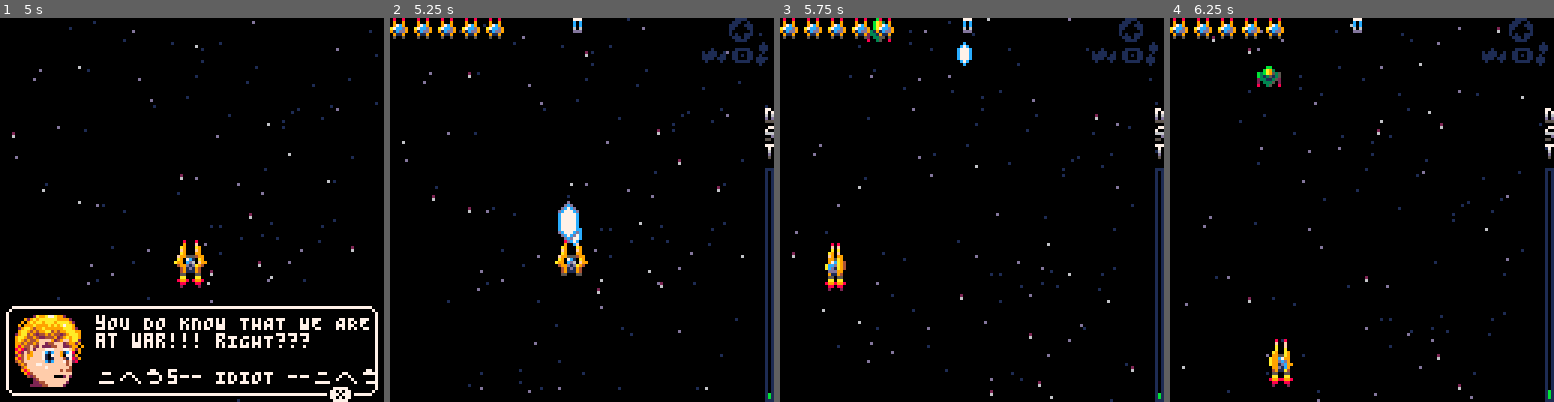
Above: before the commit, frames 1-4 (left to right).
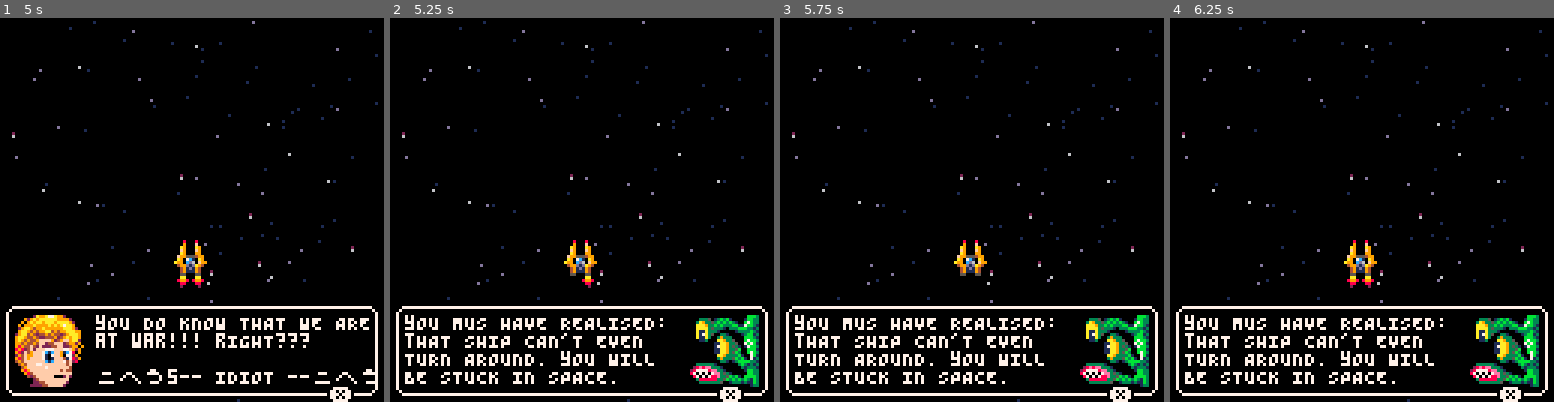
Above: after the commit, the same moments.

Repository: Athas1980/shootinator
Game: PICO-8 cartridge shootinator.p8
Two runs of this game, one before a commit and one after it. Both use one fixed random seed, a clock stepped at 60 frames per second and the inputs below.
Inputs:
- Up to frame 1 (5 s): tap X (X key) at 0.33, 1.07, 1.85, 2.97, 4.08 s; tap O (Z key) at 0.7, 1.7, 2.1, 2.5, 2.9, 3.3, 3.7, 4.1, 4.5, 4.9 s; hold Right 1.6-2.1 s; hold Up 2.15-2.42 s; hold Right 2.47-3.03 s; hold Left 3.08-3.58 s; hold Down 3.63-3.97 s; hold Right 4.02-4.68 s; hold Up from 4.73 s (still down)
- Up to frame 2 (5.25 s): release Up at 5.03 s; hold Left from 5.08 s (still down); tap X (X key) at 5.2 s
- Up to frame 3 (5.75 s): tap O (Z key) at 5.3, 5.7 s; release Left at 5.68 s; hold Down from 5.73 s (still down)
- Up to frame 4 (6.25 s): release Down at 6.03 s; hold Right from 6.08 s (still down); tap O (Z key) at 6.1 s

Frame 1 is identical in both runs. In frame 2, 12% of the frame differs, in the area x 0-100%, y 0-100%; in frame 3, 12%; in frame 4, 12%.

Commit message:
latest progress

Diff:
--- a/shootinator.p8
+++ b/shootinator.p8
@@ -7,13 +7,11 @@
 --todo
 --pickups
 --level intros
---use table for muzzle flash
 --add enemy
 -- game over screen / death animation
 -- Add levels
 -- boss
 -- missile lanucher
--- lazer
 
 -- https://discord.com/channels/398648936879095828/810921766314442772/992853422145552415
 -- thanks to atticurse
@@ -44,32 +42,49 @@
 		},
 		win={draw=draw_win, update=update_win}
 	}
-		lightenpal=read_kv_arr(
-		"0=0,1=13,2=8,3=1,4=9,5=13,"..
-		"6=7,7=7,8=14,9=10,10=7,"..
-		"11=7,12=6,13=6,14=15,15=7|"..
-		"0=0,1=12,2=14,3=7,4=10,5=7,"..
-		"6=7,7=7,8=7,9=7,10=7,11=7,"..
-		"12=7,13=7,14=7,15=7"
-	)
-	shield_darken_pal=read_kv_arr(
-			"6=6,7=7,12=12|"..
-			"6=7,7=6,12=12|"..
-			"6=6,7=7,12=12|"..
-			"6=1,7=6,12=13|"..
-			"6=1,7=5,12=5|"..
-			"6=0,7=1,12=1|"..
-			"6=0,7=0,12=0|"..
-			"6=0,7=0,12=0|"..
-			"6=0,7=0,12=0|"
-	)
+	lightenpal=read_kv_arr[[
+	0=0,1=13,2=8,3=1,4=9,5=13,
+	6=7,7=7,8=14,9=10,10=7,
+	11=7,12=6,13=6,14=15,15=7|
+	0=0,1=12,2=14,3=7,4=10,5=7,
+	6=7,7=7,8=7,9=7,10=7,11=7,
+	12=7,13=7,14=7,15=7]]
+
+	shield_darken_pal=read_kv_arr[[
+		6=6,7=7,12=12|
+		6=7,7=6,12=12|
+		6=6,7=7,12=12|
+		6=1,7=6,12=13|
+		6=1,7=5,12=5|
+		6=0,7=1,12=1|
+		6=0,7=0,12=0|
+		6=0,7=0,12=0|
+		6=0,7=0,12=0
+	]]
 
 	splines={
-		split("93,-17,107,6,127,42,121,68,121,68,116,92,88,125,64,125,64,125,39,126,2,94,3,69,3,69,3,49,45,40,65,40,65,40,84,40,123,50,121,69,121,69,120,94,82,112,60,123,60,123,49,129,29,118,17,123,17,123,12,125,13,137,13,180"),
-		split("123,-17,124,-3,127,7,117,8,117,8,81,12,9,-12,9,20,9,20,9,43,118,3,117,37,117,37,116,68,8,27,8,63,8,63,8,94,117,51,117,80,117,80,117,109,8,71,8,100,8,100,8,127,124,107,125,119,125,119,126,124,119,130,123,136"),
-		split("8,-5,17,0,33,0,33,15,33,15,33,24,4,22,4,32,4,32,4,40,25,36,25,47,25,47,25,57,3,51,3,61,3,61,2,68,27,69,27,76,27,76,27,86,2,84,1,93,1,93,1,100,16,100,20,105,20,105,24,110,21,119,16,121,16,121,9,125,-2,120,1,113,1,113,7,103,21,100,32,103,32,103,40,105,35,122,43,123,43,123,52,123,49,104,59,104,59,104,66,104,63,123,71,123,71,123,80,123,78,104,87,104,87,104,95,104,90,123,97,125,97,125,103,127,103,114,105,109,105,109,107,106,111,101,115,101,115,101,119,101,124,108,124,112,124,112,124,118,121,126,115,127,115,127,108,127,96,117,99,111,99,111,102,101,124,99,125,89,125,89,126,81,103,86,103,77,103,77,103,69,123,67,123,59,123,59,122,50,105,55,104,47,104,47,103,38,125,39,124,31,124,31,123,22,102,25,101,16,101,16,100,4,108,-5,117,-7")
+		split[[93,-17,107,6,127,42,
+		121,68,121,68,116,92,88,125,
+		64,125,64,125,39,126,2,94,3,
+		69,3,69,3,49,45,40,65,40,65,
+		40,84,40,123,50,121,69,121,69,
+		120,94,82,112,60,123,60,123,
+		49,129,29,118,17,123,17,123,
+		12,125,13,137,13,180]],
+		split[[123,-17,124,-3,127,7,
+		117,8,117,8,81,12,9,-12,9,20,
+		9,20,9,43,118,3,117,37,117,37,
+		116,68,8,27,8,63,8,63,8,94,
+		117,51,117,80,117,80,117,109,
+		8,71,8,100,8,100,8,127,124,
+		107,125,119,125,119,126,124,
+		119,130,123,136]],
+		split[[1,-3,15,3,33,11,43,25,43,25,50,36,7,45,5,64,5,64,4,78,43,72,47,88,47,88,50,105,38,120,21,124,21,124,9,127,-10,107,0,99,0,99,12,89,15,89,21,93,21,93,35,101,37,121,52,123,52,123,67,124,65,99,80,99,80,99,93,99,90,125,103,127,103,127,114,129,133,118,129,107,129,107,125,93,112,100,107,92,107,92,100,81,93,80,99,68,99,68,103,59,126,64,127,53,127,53,128,40,128,29,88,29,88,29,30,29,55,4,41,-8]],
+		split[[17,-4,25,3,38,9,36,21,36,21,34,34,7,37,8,51,8,51,9,63,38,57,39,69,39,69,40,83,12,81,12,95,12,95,12,105,34,109,39,119,39,119,45,131,13,135,13,124,13,124,13,110,40,109,40,95,40,95,40,83,11,84,11,72,11,72,10,60,36,60,36,48,36,48,36,35,11,35,8,23,8,23,6,12,18,1,24,-5]],
+		split[[40,128,56,127,88,126,88,108,88,108,88,89,40,103,40,84,40,84,40,66,88,82,88,64,88,64,88,44,39,55,40,35,40,35,41,16,89,29,88,11,88,11,87,-10,59,-9,41,-11]]
+
 	}
-	spline=read_spline(splines[1])
+	spline=read_spline(splines[3])
 	spline2=read_spline(flip_pts_x(splines[1]))
 	spinspline=read_spline(splines[2])
 	shake=0
@@ -107,8 +122,20 @@
 at war!!! rIGHT???
 
 ᶜ5-- IDIOT --ᶜ7
-		]], 0}
-}
+		]], 0},{[[
+yOU MUS HAVE REALISED:
+tHAT SHIP CAN'T EVEN
+TURN AROUND. yOU WILL
+BE STUCK IN SPACE.
+]],1
+},{[[
+sTOP THIS INSANE FIGHT
+AND WE WILL HELP YOU
+GET BACK TO EARTH.
+]],1},
+{[[
+...
+]],0}}
 	_g=_ENV
 end
 
@@ -129,27 +156,21 @@
 	state=states.intro
 	init_level_intro(1)
 	srand(33)
-	mobs={}
-	buls={}
-	ebuls={}
-	enmys={}
-	pparts={}
-	p_ups={}
-	tabs={mobs,buls,enmys, ebuls, p_ups}
+	mobs,buls,ebuls,enmys,pparts,
+	p_ups={},{},{},{},{},{}
+	tabs={mobs,buls,
+		enmys,ebuls,p_ups}
 	p=create_player()
 	p:upd()
 	shield=create_shield()
-	str_shield=false
-	str_rapid=false
-	str_spread=false
-	invun=0
-	lives=5
-	flash=0
-	score=0
-	spread=0
-	rapid=0
-	f=-1
-	d=0
+	str_shield,str_rapid,str_spread
+	=false    ,false    ,false
+	invun,flash,score,spread,rapid,
+	d,lives,f ,score_mult,shots,
+	hits, kills=
+	0    ,0    ,0    ,0     ,0,
+	0,5    ,-1,1         ,0,
+	0   ,0
 	add(mobs,p)
 	add(mobs,shield)
 	stars = create_stars()
@@ -171,7 +192,7 @@
 function update_level_intro()
 	if btnp(❎) then
 		if intro==1 then
-			if dialog<5 then
+			if dialog<7 then
 				dialog +=1
 			else
 				state=states.game
@@ -193,26 +214,26 @@
 
 #include mob.lua
 
-function create_pbul(x,y,dx)
+function create_pbul(_x,_y,dx)
 	dx=dx or 0
-	local bul=create_mob(17,x,y)
-	bul.pow=1
-	bul.dy=-2
-	bul.fra=rnd(27)\1
-	function bul:upd()
-		self.x +=dx
-		self.fra+=1
-		self.fra=self.fra%27
-		if self.x<-8 or
-			self.x>132 or
-			self.y<-8 or
-			self.y>132 then
+	local bul=create_mob(17,_x,_y)
+	local _ENV = bul
+	pow=1
+	dy=-2
+	fra=rnd(27)\1
+	function upd(_ENV)
+		self=_ENV
+		x+=dx
+		fra+=1
+		fra=fra%27
+		if x<-8 or	x>132
+		or	y<-8 or	y>132 then
 				remove(self)
 		end
 	end
-	bul.olddraw=bul.draw
-	function bul:draw()
-	local f=self.fra\9
+	bul.olddraw=draw
+	function draw()
+		local f=fra\9
 		if f==0 then
 			pal(12,7)
 			pal(13,12)
@@ -222,23 +243,23 @@
 			pal(12,7)
 			pal(13,7)
 		end
-		self:olddraw()
+		bul:olddraw()
 		pal()
 	end
 	add(mobs,bul)
 	add(buls,bul)
 end
 
-function create_pbulc(x,y)
-	local imp=create_mob(5,x,y)
-	function imp:upd()
-		self.s=self.fra+5
-		if self.s>8 then
-			remove(self)
-		end
-		self.fra+=1
-	end
-	return imp
+function create_pbulc(_x,_y)
+	local _ENV=create_mob(5,_x,_y)
+	function upd()
+		s=fra+5
+		if s>8 then
+			remove(_ENV)
+		end
+		fra+=1
+	end
+	return _ENV
 end
 
 function create_muz(x,y)
@@ -252,65 +273,33 @@
 			offx=x-p.x,
 			offy=y-p.y
 		})
-
-	function muz:upd()
-		local mf=self.mf+1
-		local f=mf\2
-		if f>3 then
-			remove(self)
-		end
-		muz.mf,muz.f=mf,f
-	end
-
-	function muz:draw()
-		local f=self.mf
-		local x=p.x+self.offx-self.pw/2
-		local y=p.y+self.offy-self.ph/2
-		--fixme compress
-		if f==0 then
-			pal(10,7) --yellow>w
-			pal(9,7) --orange>w
-			pal(8,7) --red>w
-			pal(2,7) --dred>w
-			spr(16,x,y,1,1,false,true)
-		end
-		if f==1 then
-			pal(10,7) --yellow>w
-			pal(9,7) --orange>w
-			pal(8,7) --red>w
-			pal(2,12) --dred>b
+	local _ENV=muz
+
+	function upd(_ENV)
+		mf+=1
+		f=mf\2
+		if f>2 then
+			remove(_ENV)
+		end
+	end
+
+	function draw()
+		local x=p.x+offx-pw/2
+		local y=p.y+offy-ph/2
+
+		local muz_pal=read_kv_arr[[
+			10=7,9=7,8=7,2=12|
+			10=7,9=7,8=12,2=13|
+			10=7,9=12,8=13,2=1|
+			10=7,9=12,8=13,2=1|
+			10=7,9=12,8=13,2=1
+		]]
+
+		pal(muz_pal[mf])
+		if f<4 then
 			spr(16,x,y,1,1,false,true)
 			spr(16,x,y+8,1,1)
-		end
-		if f==2 then
-			pal(10,7) --yellow>w
-			pal(9,7) --orange>w
-			pal(8,12) --red>b
-			pal(2,13) --dred>b
-			spr(16,x,y,1,1,false,true)
-			spr(16,x,y+8,1,1,false,false)
-		end
-		if f==3 then
-			pal(10,7) --yellow>w
-			pal(9,12) --orange>b
-			pal(8,13) --red>bg
-			pal(2,1) --dred>db
-			spr(16,x,y,1,1,false,true)
-			spr(16,x,y+8,1,1,false,false)
-		end
-		if f==4 then
-			pal(10,7) --yellow>w
-			pal(9,12) --orange>b
-			pal(8,13) --red>bg
-			pal(2,1) --dred>db
-			spr(34,x+1,y,1,1,false,true)
-			spr(34,x+1,y+8,1,1,false,false)
-		end
-		if f==5 then
-			pal(10,7) --yellow>w
-			pal(9,12) --orange>b
-			pal(8,13) --red>bg
-			pal(2,1) --dred>db
+		else
 			spr(34,x+1,y,1,1,false,true)
 			spr(34,x+1,y+8,1,1,false,false)
 		end
@@ -332,6 +321,8 @@
 		d+=1
 	end
 	invun=max(0,invun-1)
+	spread=max(0,spread-1)
+	rapid=max(0,rapid-1)
 
 	if level_dat[d] then
 		level_dat[d]()
@@ -383,19 +374,33 @@
 		end
 		local bully=y-4
 		local bullx=can and x+2 or x-2
-
-		printh("bullx: " .. bullx .. " can:"..tostr(can))
 		can=not can
 
 		create_pbul(bullx,bully)
+		_g.shots+=1
 		if spread >0 then
 			create_pbul(bullx,bully,-0.5)
 			create_pbul(bullx,bully,0.5)
 		end
 		create_muz(p.x-1,p.y-12)
 	end
-	if btnp(🅾️) then
-	--scene_limit
+	if btn(🅾️) then
+		printh("Z  ".. spread)
+		if btn(⬅️) and str_spread then
+			_g.spread += 240
+			_g.str_spread =false
+			sfx(55)
+		end
+		if btn(➡️) and str_rapid then
+			_g.rapid += 240
+			_g.str_rapid = false
+			sfx(55)
+		end
+		if btn(⬇️) and str_shield then
+			_g.invun += 60
+			_g.str_shield =false
+			sfx(55)
+		end
 	end
 end
 
@@ -431,7 +436,7 @@
 	stripe("t",125,42,split("7,7,6,13,5"))
 	clip()
 	--spr(85,125,20,1,2)
-	rect(125,50,127,127,1)
+	rect(split("125,50,127,127,1"))
 	d=min(d,total_dist)
 	line(126,126,126,126-(75*(d/total_dist)),11)
 	draw_mobs()
@@ -468,6 +473,9 @@
 --	print(#mobs,0,0,7)
 --	print(#buls)
 --	print(#enmys)
+print(shots, 0,0,7)
+print(hits)
+print(kills)
 end
 
 function darkened_spr(light, sp, x, y)
@@ -632,12 +640,17 @@
 	limits[#limits]=1
 
 	local function spl(t)
-
+		if t==1 then
+			return {x=0,y=0}
+		end
 
 		local i,l=1,0
 		while t>=l do
 			i+=1
-			l=limits[i] or 1
+			l=limits[i]
+			if l == nil then
+				break
+			end
 		end
 		local ol=limits[i-1]
 		local fact=1/(l-ol)
@@ -813,20 +826,13 @@
 				e:hurt(b.pow)
 				remove(b)
 				add(mobs,create_pbulc(b.x,b.y))
+				hits+=1
 				impact_pparts(b.x,b.y)
 			end
 		end
 
-		if collided(e,p) and invun<=0 then
-			lives-=1
-			if lives<0 then
-				init_over()
-				return
-			end
-			invun=120
-			flash=20
-			sfx(59)
-			shake=6
+		if collided(e,p) then
+			hurt_player()
 		end
 	end
 	for eb in all(ebuls) do
@@ -846,12 +852,32 @@
 	local handlers = {
 		function()
 			if p.lives <5 then
-				p.lives += 1
-				printh("+lives")
+				lives += 1
 				float("+1", p.x,p.y-10,14)
 			else
+				add_score(2000)
 				float(2000, p.x,p.y-10,6)
-				printh("+Score")
+			end
+		end,
+		function()
+			if str_spread then
+				spread+=240
+			else
+				str_spread=true
+			end
+		end,
+		function()
+			if str_shield then
+				invun+=60
+			else
+				str_shield=true
+			end
+		end,
+		function()
+			if str_rapid then
+				str_rapid+=240
+			else
+				str_rapid=true
 			end
 		end
 	}
@@ -867,6 +893,15 @@
 			end
 	end
 
+end
+
+function hurt_player()
+	if invun>0 then return end
+	lives-=1
+	invun=80
+	flash=20
+	sfx(59)
+	shake=6
 end
 
 function collided(mob1,mob2)
@@ -995,19 +1030,41 @@
 f=-1
 over_f=0
 state=states.win
+memcpy(0x8000, 0x6000, 0x2000)
 end
 
 
 
 
 function draw_win()
-	cls()
-	print("cONGRATULATIONS, YOU", 0,32, 7)
-	print("HAVE REACHED THE END OF DEMO")
-	print("")
-	print("thats all for the moment")
-
-
+	clip()
+	memcpy(0x6000,0x8000,0x2000)
+	palt(0,false)
+	for i=1,500 do
+		pset(rnd(128),rnd(128), 0)
+	end
+	memcpy(0x8000, 0x6000, 0x2000)
+	local accuracy = tostr(flr((hits/shots)*1000)/10)
+
+
+ local results = {
+		"stage 1 finished",
+		"……………………",
+		"",
+		"sHOTS FIRED : "..shots,
+		"kILLS       : "..kills,
+		"hITS        : "..hits,
+		"aCCURACY    : "..accuracy.."%",
+		"",
+		"sCORE       :"..tostr(score,0x2),
+		"tOTAL sCORE :"..tostr(score,0x2),
+
+	}
+
+	for i=1,#results do
+		-- print(results[i], max(128*i-over_f*8,24), 20+i*6, 7 )
+		stripe(results[i], max(128*i-over_f*8,24), 20+i*6, split("7,7,6,13,5"))
+	end
 
 
 
@@ -1053,22 +1110,22 @@
 0002820001dcd1000000000000000000000000000000000000000000000000000000000000000000000000000000000000000000000000000000000000000000
 00002000001d10000000000000000000000000000000000000000000000000000000000000000000000000000000000000000000000000000000000000000000
 00000000000100000000000000000000000000000000000000000000000000000000000000000000000000000000000000000000000000000000000000000000
-00000000000aa000009a900067777665000000000000000000000000000000000000000000000000000000000000000000000000000000000000000000000000
-0000000000899800089a980067777665000000000000000000000000000000000000000000000000000000000000000000000000000000000000000000000000
-0000000000088000089a980006776650000000000000000000000000000000000000000000000000000000000000000000000000000000000000000000000000
-00008000000200000289820006776650000000000000000000000000000000000000000000000000000000000000000000000000000000000000000000000000
-0000f000000000000028200006776650000000000000000000000000000000000000000000000000000000000000000000000000000000000000000000000000
-000aa900000000000002000006776650000000000080000000000808000000000000000000000000000000000000000000000000000000000000000000000000
-000ff9000000000000000000067766500000000000f000000000090f000000000000000000000000000000000000000000000000000000000000000000000000
-00049400000000000000000006776650008000000aa900000000a90a000000000000000000000000000000000000000000000000000000000000000000000000
-0000000000000000000000000677665000f000000ff900000000f90f900000000000000000000000007c67000000c00000000000000000000000000000000000
-000000000000000000000000067766500aa900000a9900000000a90990000000000000000000000007c700c0000c7c0000000000000000000000000000000000
-000000000000000000000000067766500ff90000f9499000000f99549900000008000000000c00006c700767000c7c0000000000000000000000000000000000
-000000000000000000000000067766500a990000a90a9000000a90c0a900000088080880c0c7c00c7c0000760000c00000004999000000000000000000000000
-00000000000000000000000006776650a909900a990f990000a990d0f9900000080808087cc7c0c7c0000006000c000000049555000000000000000000000000
-0000000000000000000000000677665004a9000049a990000004991a9900000008008280c7cc0c7c607007cc00c7c00000495555000000000000000000000000
-000000000000000000000000067766500499000004990000000049d990000000000000800c0000c007c70c7000c7c00000955555000000000000000000000000
-000000000000000000000000067766500494000004940000000049194000000000000000000000000076c700000c000000955555000000000000000000000000
+00000000000aa000009a900067777665000000000000000000000000000000000000000000000000000000000000000000000000000cc111000e000e00000000
+0000000000899800089a980067777665000000000000000000000000000000000000000000000000000000000000000000000000007d1551100e000e00000000
+0000000000088000089a98000677665000000000000000000000000000000000000000000000000000000000000000000000000007d11155110e000e00000000
+00008000000200000289820006776650000000000000000000000000000000000000000000000000000000000000000000000000cd11ddd15d1e000e00000000
+0000f000000000000028200006776650000000000000000000000000000000000000000000000000000000000000000000000000c11dcccd511e000e00000000
+000aa900000000000002000006776650000000000080000000000808000000000000000000000000000000000000000000000000155dc7cd511e000e00000000
+000ff9000000000000000000067766500000000000f000000000090f000000000000000000000000000000000000000000000000511dcccd551e000e00000000
+00049400000000000000000006776650008000000aa900000000a90a0000000000000000000000000000000000000000000000001d11ddd1d15e000e00000000
+0000000000000000000000000677665000f000000ff900000000f90f900000000000000000000000007c67000000c0000000000005551511d10e000e00000000
+000000000000000000000000067766500aa900000a9900000000a90990000000000000000000000007c700c0000c7c000000000000111551100e000e00000000
+000000000000000000000000067766500ff90000f9499000000f99549900000008000000000c00006c700767000c7c00000000000001d111000e000e00000000
+000000000000000000000000067766500a990000a90a9000000a90c0a900000088080880c0c7c00c7c0000760000c00000004999eeeeeeeeeeeeeeee00000000
+00000000000000000000000006776650a909900a990f990000a990d0f9900000080808087cc7c0c7c0000006000c00000004955500000000000e000e00000000
+0000000000000000000000000677665004a9000049a990000004991a9900000008008280c7cc0c7c607007cc00c7c0000049555500000000000e000e00000000
+000000000000000000000000067766500499000004990000000049d990000000000000800c0000c007c70c7000c7c0000095555500000000000e000e00000000
+000000000000000000000000067766500494000004940000000049194000000000000000000000000076c700000c000000955555eeeeeeeeeeeeeeee00000000
 00000000000b300000000000002220000022220000222200002222000000bb33333000000000bb333330000000e7778777787770008800000008800000008800
 0088880000baa300000bb000002a9200002a9204002a9200402a9200000733333333330000073333333331000e8ed6d8d6d686dd089980000008800000089980
 08e22e8000ba930000ba930042a1912402a19124421919244219142000b33bb3b33333300733833b5138333008e866686666866d089998000089980000899980
Not shown, changed: the sound effects (__sfx__) section of shootinator.p8
